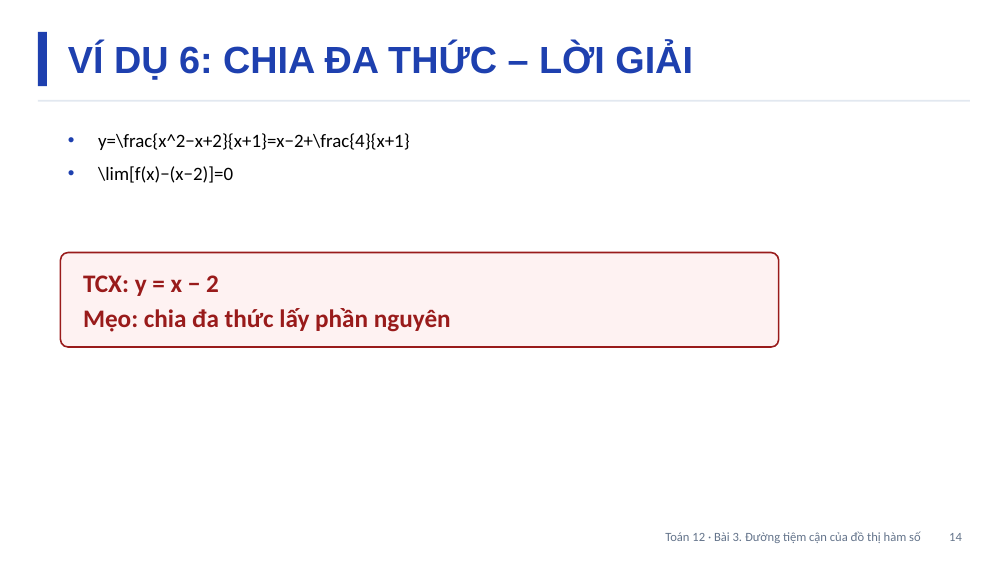
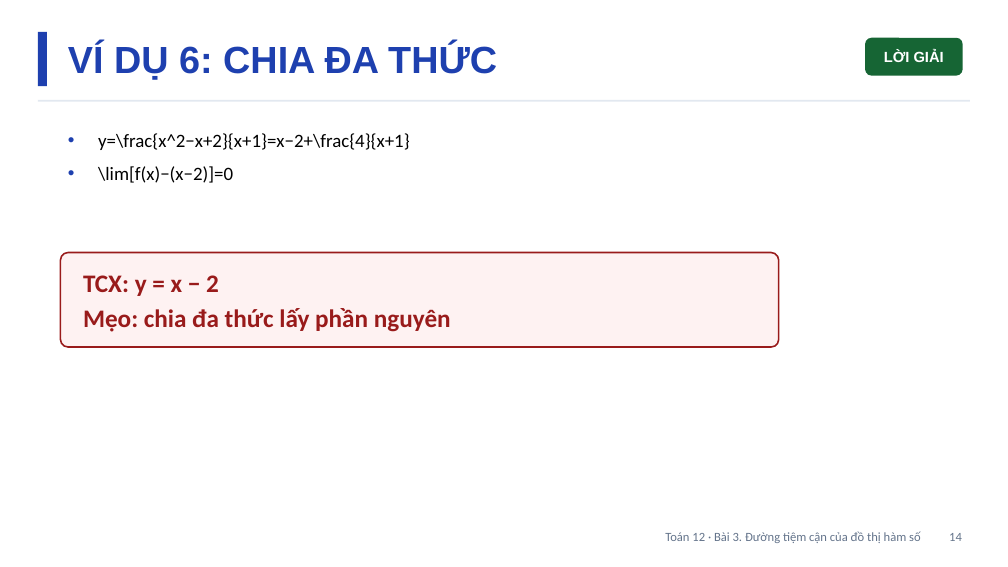
Before and after one commit to Trangtu66/Taode_thi_online, a slide deck: slide 14 of slide/Slide_TOAN12_Bai3_T10-13.pptx. Drawn at 1008x567 pixels with LibreOffice and Linux fonts; fonts in the diff are those of the drawing. Boxes give left, top, right and bottom in pixels: in the first picture for what was removed or moved away, otherwise in the second. Text is boxed around its words. In the diff, an @@ line names an element or a change of style, - is before the commit and + after.

```diff
--- a/slide/Slide_TOAN12_Bai3_T10-13.pptx
+++ b/slide/Slide_TOAN12_Bai3_T10-13.pptx
@@ text at (68, 44, 497, 80): text changed @@
-VÍ DỤ 6: CHIA ĐA THỨC – LỜI GIẢI
+VÍ DỤ 6: CHIA ĐA THỨC
@@ rounded rectangle added at (865, 38, 963, 76), fill #166534, 14 pt, text #FFFFFF, bold @@
+LỜI GIẢI
```
Also in this commit, not shown: 11 other slides changed, 9 other files.
